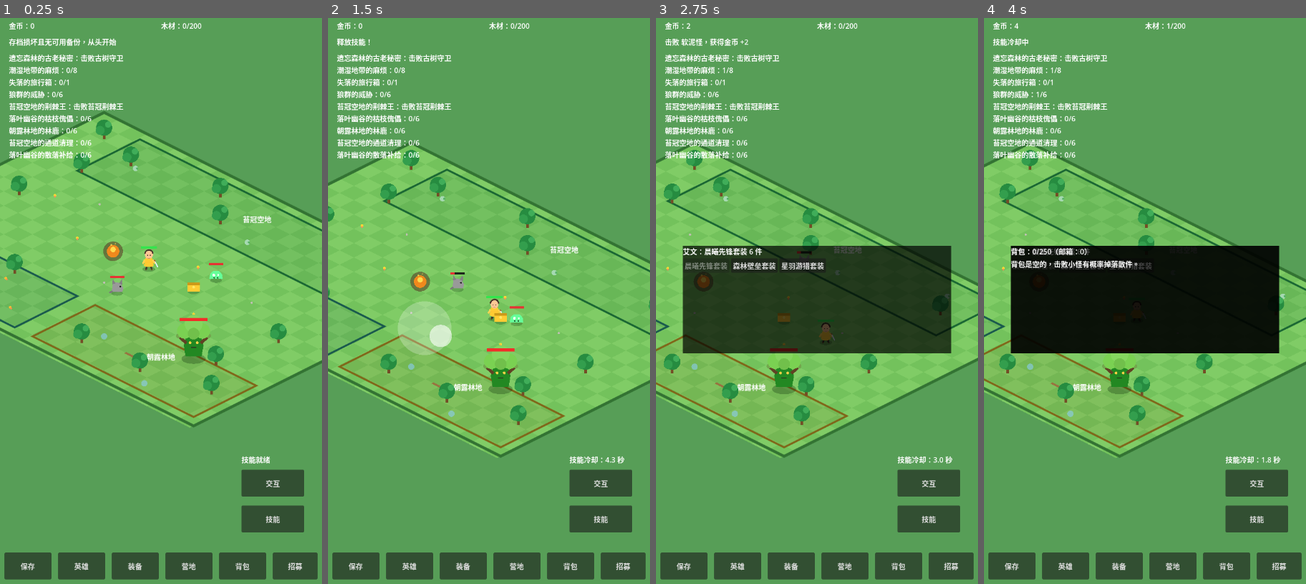
Above: before the commit, frames 1-4 (left to right).
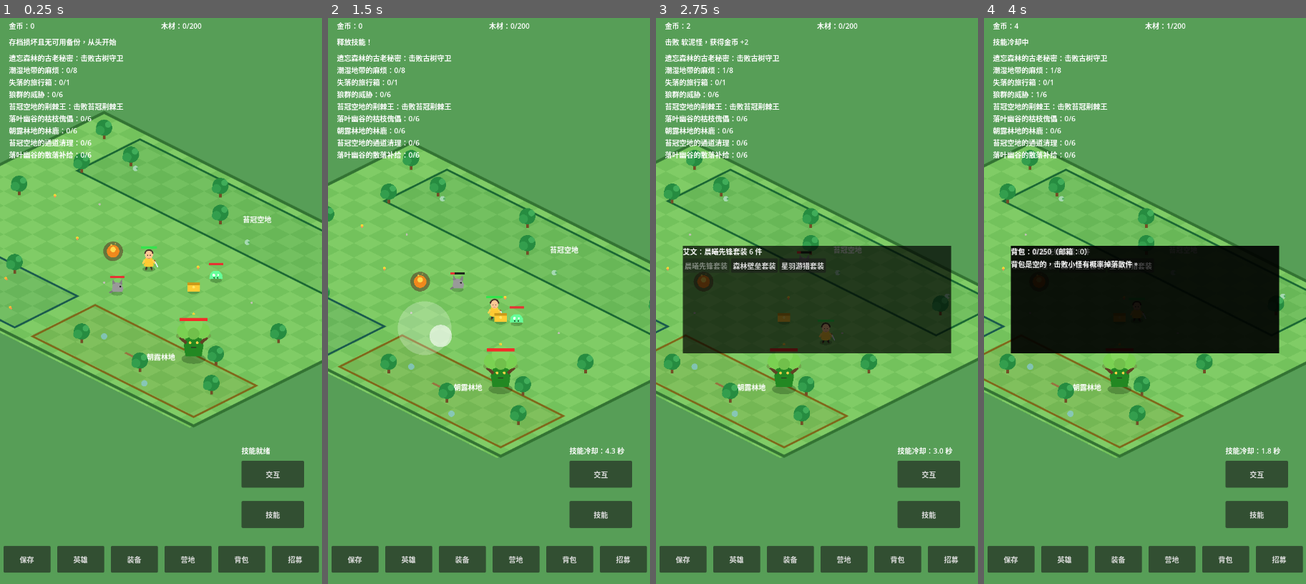
Above: after the commit, the same moments.

Repository: oneyi53/game
Game: Godot game, scene res://scenes/main.tscn
Same seed, same stepped clock (60 frames per second), same inputs: the game is played once before the commit and once after it.
Inputs (mouse positions are in pixels of both pictures, inside the frame that each line leads up to):
- Up to frame 1 (0.25 s): no input
- Up to frame 2 (1.5 s): tap Enter at 0.5 s; move the mouse to (559, 272) at 0.52 s; hold Right (ui_right) 0.53-1.25 s; tap E at 0.6 s; click (559, 272) at 0.67 s; tap Space at 0.77 s; drag from (424, 329) to (598, 408) at 1.27 s
- Up to frame 3 (2.75 s): move the mouse to (849, 170) at 2.02 s; hold Right (ui_right) from 2.03 s (still down); tap Q at 2.1 s
- Up to frame 4 (4 s): release Right (ui_right) at 2.75 s; drag from (1128, 414) to (1048, 216) at 2.77 s; move the mouse to (1241, 385) at 3.52 s; hold Left (ui_left) from 3.53 s (still down); tap B at 3.6 s; tap Space at 3.77 s

The runs differ from the first frame. In frame 1, 3.9% of the frame differs, in the area x 1-100%, y 75-100%; in frame 2, 4.0%; in frame 3, 4.0%; in frame 4, 4.0%.

Commit message:
ui: reposition bottom controls inside portrait viewport

Diff:
--- a/scenes/main.tscn
+++ b/scenes/main.tscn
@@ -72,65 +72,65 @@
 
 [node name="SkillButton" type="Button" parent="UI/HUD"]
 offset_left = 540.0
-offset_top = 1100.0
+offset_top = 1090.0
 offset_right = 680.0
-offset_bottom = 1160.0
+offset_bottom = 1150.0
 text = "技能"
 
 [node name="InteractButton" type="Button" parent="UI/HUD"]
 offset_left = 540.0
-offset_top = 1020.0
+offset_top = 1000.0
 offset_right = 680.0
-offset_bottom = 1080.0
+offset_bottom = 1060.0
 text = "交互"
 
 [node name="SaveButton" type="Button" parent="UI/HUD"]
-offset_left = 10.0
-offset_top = 1205.0
-offset_right = 115.0
-offset_bottom = 1265.0
+offset_left = 7.5
+offset_top = 1190.0
+offset_right = 112.5
+offset_bottom = 1250.0
 text = "保存"
 
 [node name="HeroButton" type="Button" parent="UI/HUD"]
-offset_left = 130.0
-offset_top = 1205.0
-offset_right = 235.0
-offset_bottom = 1265.0
+offset_left = 127.5
+offset_top = 1190.0
+offset_right = 232.5
+offset_bottom = 1250.0
 text = "英雄"
 
 [node name="EquipButton" type="Button" parent="UI/HUD"]
-offset_left = 250.0
-offset_top = 1205.0
-offset_right = 355.0
-offset_bottom = 1265.0
+offset_left = 247.5
+offset_top = 1190.0
+offset_right = 352.5
+offset_bottom = 1250.0
 text = "装备"
 
 [node name="CampButton" type="Button" parent="UI/HUD"]
-offset_left = 370.0
-offset_top = 1205.0
-offset_right = 475.0
-offset_bottom = 1265.0
+offset_left = 367.5
+offset_top = 1190.0
+offset_right = 472.5
+offset_bottom = 1250.0
 text = "营地"
 
 [node name="BackpackButton" type="Button" parent="UI/HUD"]
-offset_left = 490.0
-offset_top = 1205.0
-offset_right = 595.0
-offset_bottom = 1265.0
+offset_left = 487.5
+offset_top = 1190.0
+offset_right = 592.5
+offset_bottom = 1250.0
 text = "背包"
 
 [node name="RecruitButton" type="Button" parent="UI/HUD"]
-offset_left = 610.0
-offset_top = 1205.0
-offset_right = 710.0
-offset_bottom = 1265.0
+offset_left = 607.5
+offset_top = 1190.0
+offset_right = 712.5
+offset_bottom = 1250.0
 text = "招募"
 
 [node name="CooldownLabel" type="Label" parent="UI/HUD"]
 offset_left = 540.0
-offset_top = 985.0
+offset_top = 965.0
 offset_right = 680.0
-offset_bottom = 1015.0
+offset_bottom = 995.0
 text = "技能就绪"
 
 [node name="Joystick" type="Control" parent="UI"]
